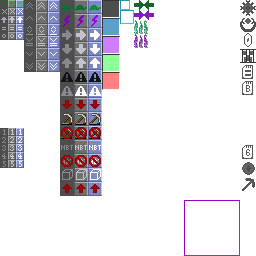
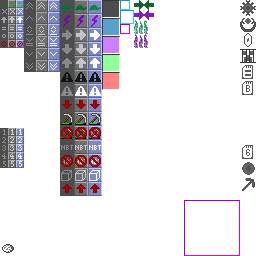
Two versions of the same layered image (256x256). Layer-by-layer changes:
painted on "Icons" over (1, 41, 101, 181)
painted on "Background" over (0, 24, 130, 253)
